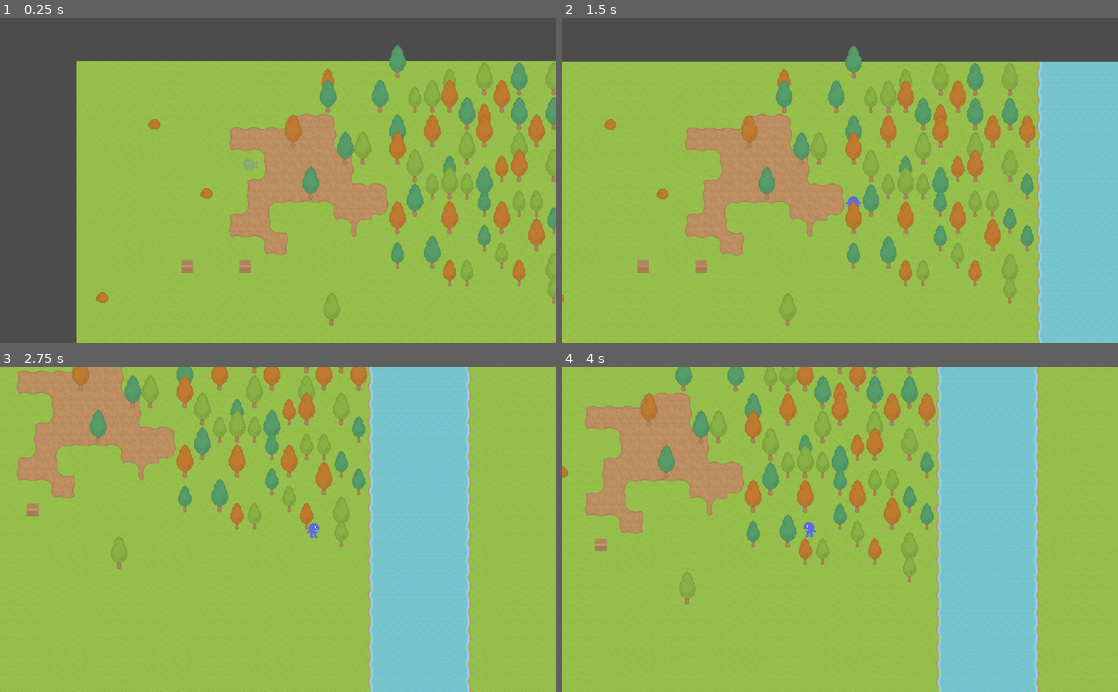
Above: before the commit, frames 1-4 (two rows, left to right).
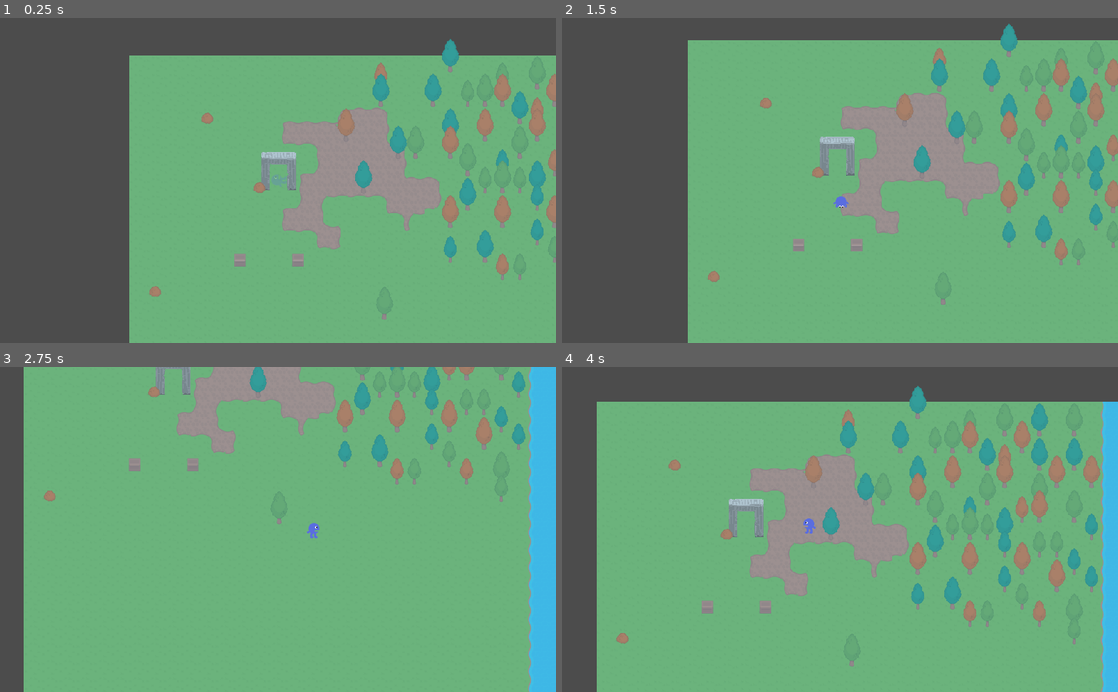
Above: after the commit, the same moments.

Repository: bagedevimo/pxljam19
Game: Godot game, scene res://Game.tscn
Two runs of this game, one before a commit and one after it. Both use one fixed random seed, a clock stepped at 60 frames per second and the inputs below.
Inputs:
- Up to frame 1 (0.25 s): no input
- Up to frame 2 (1.5 s): hold Right (ui_right) 0.53-1.28 s; tap Space (ui_select) at 0.77 s; hold Down (ui_down) from 1.28 s (still down)
- Up to frame 3 (2.75 s): tap Space (ui_select) at 1.52 s; release Down (ui_down) at 2.03 s; hold Right (ui_right) from 2.03 s (still down)
- Up to frame 4 (4 s): release Right (ui_right) at 2.78 s; hold Up (ui_up) 2.78-3.53 s; tap Space (ui_select) at 3.02, 3.77 s; hold Left (ui_left) from 3.53 s (still down)

The runs differ from the first frame. In frame 1, 76% of the frame differs, in the area x 13-100%, y 6-100%; in frame 2, 91%; in frame 3, 99%; in frame 4, 100%, in the area x 0-100%, y 0-100%.

Commit message:
Adds spawn gate and tweaks game colour.

Diff:
--- a/Game.tscn
+++ b/Game.tscn
@@ -1,9 +1,10 @@
-[gd_scene load_steps=5 format=2]
+[gd_scene load_steps=6 format=2]
 
 [ext_resource path="res://tileset.tres" type="TileSet" id=1]
 [ext_resource path="res://Player.tscn" type="PackedScene" id=2]
 [ext_resource path="res://Barrell.tscn" type="PackedScene" id=3]
 [ext_resource path="res://Tree.tscn" type="PackedScene" id=4]
+[ext_resource path="res://Gate.tscn" type="PackedScene" id=5]
 
 [node name="Game" type="Node2D"]
 position = Vector2( 351.275, 82.7717 )
@@ -29,12 +30,12 @@
 tile_data = PoolIntArray( -65518, 6, 4, 14, 6, 3, 21, 6, 1, 23, 6, 0, 25, 6, 4, 27, 6, 0, 65550, 6, 4, 65553, 6, 4, 655 …(721 unchanged characters)…
 
 [node name="StartingPosition" type="Node2D" parent="Obstacles"]
-position = Vector2( 320.424, 191.045 )
+position = Vector2( 275.292, 230.387 )
 
 [node name="Player" parent="Obstacles" groups=[
 "player",
 ] instance=ExtResource( 2 )]
-position = Vector2( 513.228, 301.128 )
+position = Vector2( 275.5, 235.489 )
 z_index = -5
 
 [node name="Camera2D" type="Camera2D" parent="Obstacles/Player"]
@@ -57,3 +58,6 @@
 [node name="Tree" parent="." instance=ExtResource( 4 )]
 position = Vector2( 470.694, 487.109 )
 z_index = 10
+
+[node name="Gate" parent="." instance=ExtResource( 5 )]
+position = Vector2( 275.616, 201.663 )
--- /dev/null
+++ b/Gate.tscn
@@ -0,0 +1,23 @@
+[gd_scene load_steps=3 format=2]
+
+[ext_resource path="res://RPGpack_sheet_32x32.png" type="Texture" id=1]
+
+[sub_resource type="RectangleShape2D" id=1]
+extents = Vector2( 7.92542, 6.36963 )
+
+[node name="Node2D" type="Node2D"]
+
+[node name="Sprite" type="Sprite" parent="."]
+texture = ExtResource( 1 )
+region_enabled = true
+region_rect = Rect2( 576, 192, 64, 96 )
+
+[node name="StaticBody2D" type="StaticBody2D" parent="."]
+
+[node name="CollisionShape2D" type="CollisionShape2D" parent="StaticBody2D"]
+position = Vector2( -23.9935, 41.5274 )
+shape = SubResource( 1 )
+
+[node name="CollisionShape2D2" type="CollisionShape2D" parent="StaticBody2D"]
+position = Vector2( 24.0151, 41.5274 )
+shape = SubResource( 1 )
--- a/tileset.tres
+++ b/tileset.tres
@@ -88,22 +88,6 @@
 "shape_transform": Transform2D( 1, 0, 0, 1, 0, 0 )
 } ]
 3/z_index = 0
-4/name = "Buildings"
-4/texture = ExtResource( 1 )
-4/tex_offset = Vector2( 0, 0 )
-4/modulate = Color( 1, 1, 1, 1 )
-4/region = Rect2( 0, 96, 576, 192 )
-4/tile_mode = 2
-4/autotile/icon_coordinate = Vector2( 0, 0 )
-4/autotile/tile_size = Vector2( 32, 32 )
-4/autotile/spacing = 0
-4/autotile/occluder_map = [  ]
-4/autotile/navpoly_map = [  ]
-4/autotile/z_index_map = [  ]
-4/occluder_offset = Vector2( 0, 0 )
-4/navigation_offset = Vector2( 0, 0 )
-4/shapes = [  ]
-4/z_index = 0
 5/name = "Bush"
 5/texture = ExtResource( 1 )
 5/tex_offset = Vector2( 0, 0 )
Binary file changed: RPGpack_sheet_32x32.png
Not shown: 5 places in tileset.tres that only renumber resources
